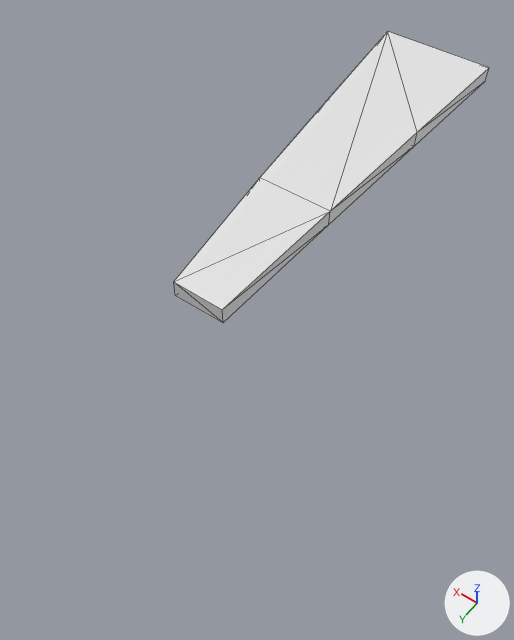
The OBJ model sandbox/assets/generated/models/tall_grass__blade_4.obj: old version first, new version second.
Camera for both pictures: a 50 mm camera at (-1.38, 3.77, 2.43) aimed at (-0.19, 2.1, -0.19). The axes (+X, +Y, +Z) are drawn at lower right. The lights are the same throughout. The first picture is the older version. Mesh edges are drawn as thin lines. Where no turn or scale is listed for an object, it has been applied to the vertices.

In view in the first picture: 'tall_grass__blade_4'.
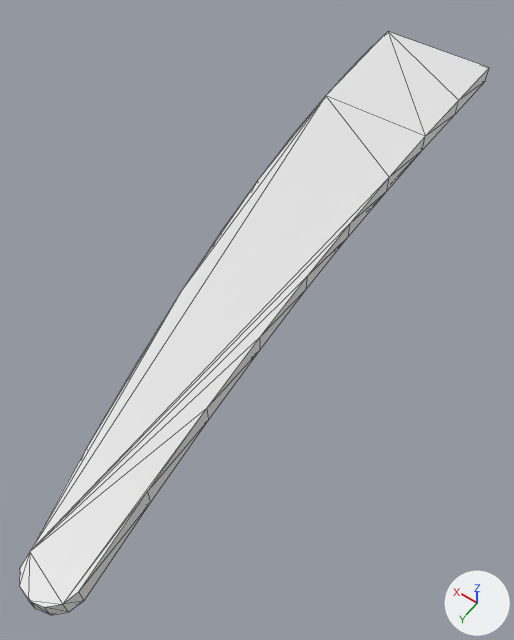
The edits, one by one:
me_tall_grass__blade_4 is used by ob_tall_grass__blade_4; location (0.0, 0.0, 0.0).
me_tall_grass__blade_4 had 16 vertices, 28 faces and spanned x -0.33..0.33, y 0.0..2.32, z 0.0..0.09.
me_tall_grass__blade_4 now has 50 vertices, 96 faces and spans x -0.5..0.33, y 0.0..3.63, z 0.0..0.09.
Part 1, on me_tall_grass__blade_4:
9 vertices are removed from x -0.27..0.27, y 0.77..2.32, z 0.0..0.09.
24 faces are deleted.
3 vertices move from x -0.27..0.27, y 0.77..1.55, z 0.09 to x -0.33..0.32, y 0.39..0.78, z 0.09.
23 vertices are added at x -0.5..0.32, y 0.39..3.63, z 0.0.
20 new vertices lie (0.0, 0.0, 0.09) away from vertices in x -0.5..0.29, y 0.78..3.63, z 0.0.
92 new faces join them.

Location of each change, (x1, y1, x2, y2) in pixels of the pictures (514 x 640 px):
'tall_grass__blade_4', reshaped (49% wider, 100% taller)
    before: (174, 31, 489, 323)
    after: (19, 31, 489, 615)
